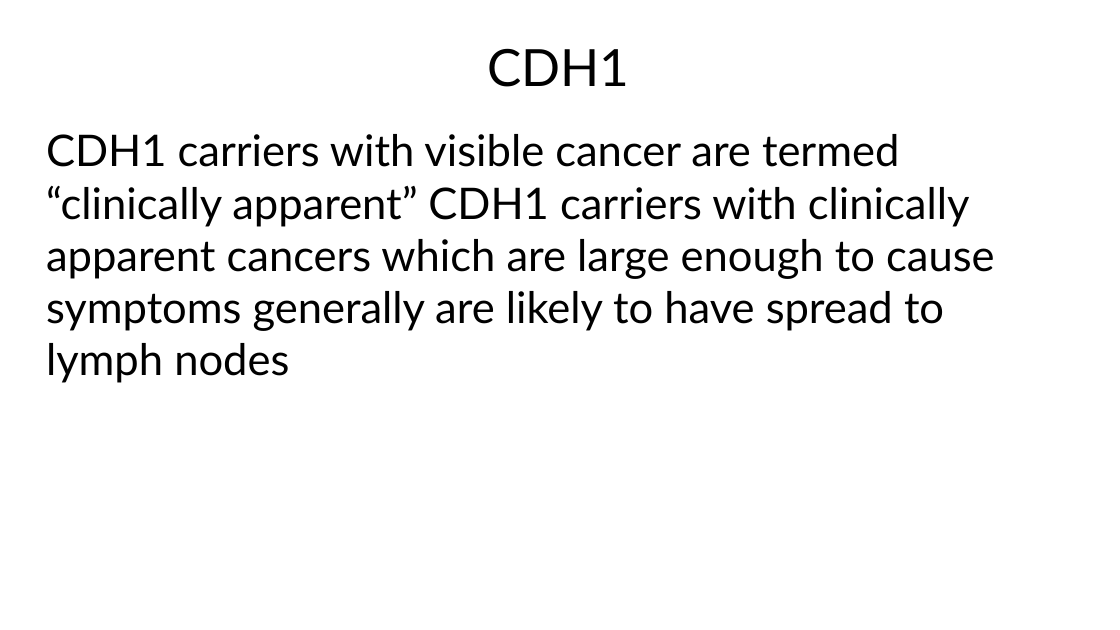
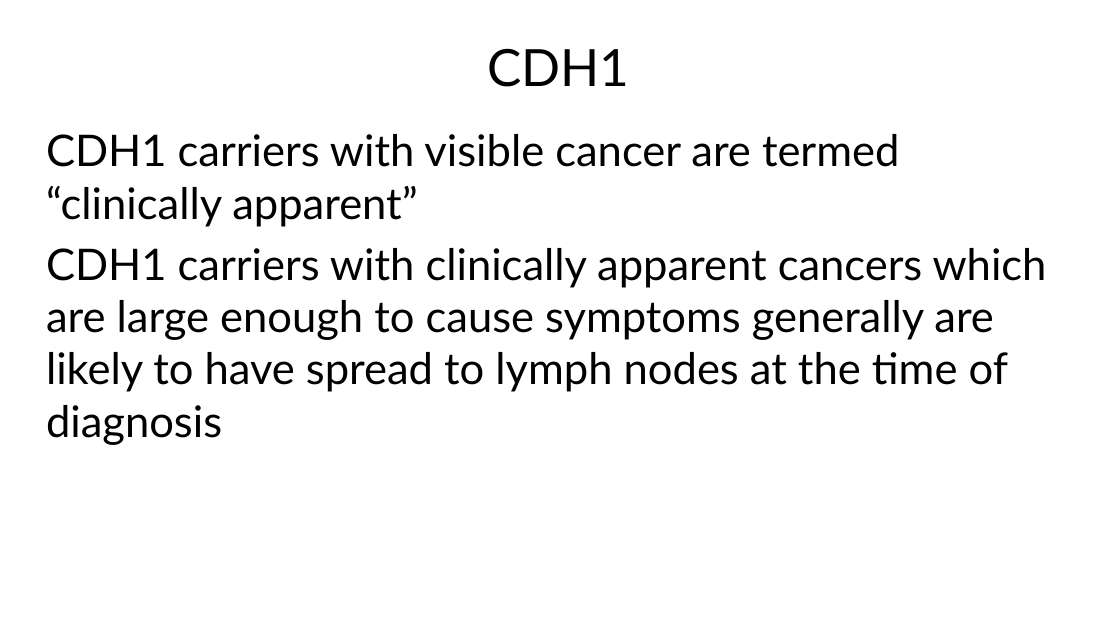
Before and after one commit to jcsalo/patient_education, a slide deck: slide 12 of lci_cdh1.pptx. Drawn at 1120x630 pixels with LibreOffice and Linux fonts; fonts in the diff are those of the drawing. Boxes give left, top, right and bottom in pixels: in the first picture for what was removed or moved away, otherwise in the second. Text is boxed around its words. In the diff, an @@ line names an element or a change of style, - is before the commit and + after.

```diff
--- a/lci_cdh1.pptx
+++ b/lci_cdh1.pptx
@@ text at <box>46,134,1047,445</box>: text changed @@
-CDH1 carriers with visible cancer are termed “clinically apparent” CDH1 carriers with clinically apparent cancers which are large enough to cause symptoms generally are likely to have spread to lymph nodes
+CDH1 carriers with visible cancer are termed “clinically apparent”
+CDH1 carriers with clinically apparent cancers which are large enough to cause symptoms generally are likely to have spread to lymph nodes at the time of diagnosis
```
Also in this commit, not shown: 2 other slides changed, 59 other files.
